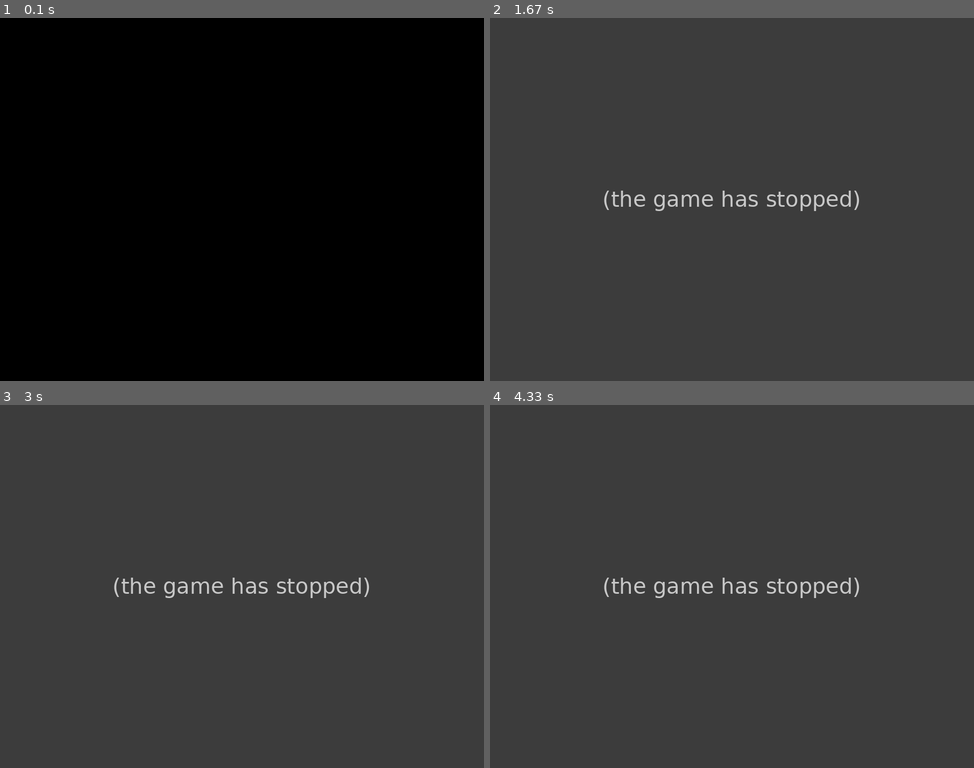
Above: before the commit, frames 1-4 (two rows, left to right).
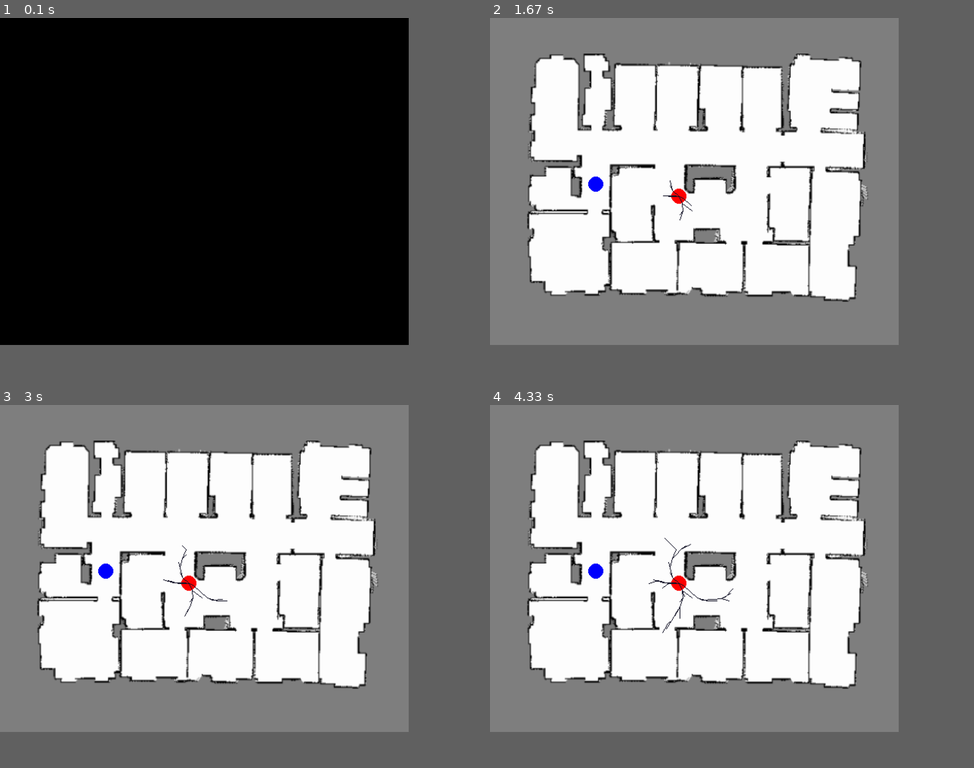
Above: after the commit, the same moments.

Repository: soraxas/sbp-env
Game: pygame game, started from rrtstar.py
The game is run twice, just before and just after one commit, with the same random seed, the same clock (stepped at 60 frames per second) and the same inputs.
Inputs (mouse positions are in pixels of both pictures, inside the frame that each line leads up to):
- Up to frame 1 (0.1 s): no input
- Up to frame 2 (1.67 s): click (678, 195) at 0.38 s; click (596, 184) at 0.72 s
- Up to frame 3 (3 s): no input
- Up to frame 4 (4.33 s): no input
In our replay, the window is 900x675 before the commit and 760x608 after it. These sizes can differ from the game's own. Grey fills any space a smaller window leaves; there, only what the larger window draws over its background counts as a difference.

The runs differ from the first frame. In frame 1, only the window size differs. In frame 2, 74% of the frame differs, in the area x 0-85%, y 0-91%; in frame 3, 74%; in frame 4, 74%.
Error before the commit: NameError: name 'screen' is not defined (checkCollision.py line 9); the game stopped at 0.38 s (later frames are placeholders)

Commit message:
working with image

Diff:
--- a/checkCollision.py
+++ b/checkCollision.py
@@ -1,91 +1,38 @@
-# def collides(p):    #check if point collides with the obstacle
-#     return False
-#     for rect in rectObs:
-#         if rect.collidepoint(p) == True:
-#             return True
-#     return False
 
-def collides(p):    #check if point is white (which means free space)
-    color = screen.get_at(p)
-    print(color)
-    for rect in rectObs:
-        if rect.collidepoint(p) == True:
-            return True
-    return False
+def lineGenerationAlgorithm(p1, p2):
+    pixels = []
+    # edge case of p1 == p2
+    if p1 == p2:
+        return []
+    # given 2 points, return a list that contain all pixel within the two point
+    dx = p2[0] - p1[0]
+    dy = p2[1] - p1[1]
 
-def ccw(A,B,C):
-    return (C[1]-A[1]) * (B[0]-A[0]) > (B[1]-A[1]) * (C[0]-A[0])
+    if abs(dx) > abs(dy):
+        steps = abs(dx)
+    else:
+        steps = abs(dy)
 
-# Return true if line segments AB and CD intersect
-def checkIntersect(nodeA,nodeB,OBS):
-    A=nodeA.pos
-    B=nodeB.pos
-    for o in OBS:
-      obs=(o[0],o[1],o[0]+o[2],o[1]+o[3])
-      C1=(obs[0],obs[1])
-      D1=(obs[0],obs[3])
-      C2=(obs[0],obs[1])
-      D2=(obs[2],obs[1])
-      C3=(obs[2],obs[3])
-      D3=(obs[2],obs[1])
-      C4=(obs[2],obs[3])
-      D4=(obs[0],obs[3])
-      inst1= ccw(A,C1,D1) != ccw(B,C1,D1) and ccw(A,B,C1) != ccw(A,B,D1)
-      inst2= ccw(A,C2,D2) != ccw(B,C2,D2) and ccw(A,B,C2) != ccw(A,B,D2)
-      inst3= ccw(A,C3,D3) != ccw(B,C3,D3) and ccw(A,B,C3) != ccw(A,B,D3)
-      inst4= ccw(A,C4,D4) != ccw(B,C4,D4) and ccw(A,B,C4) != ccw(A,B,D4)
-      if inst1==False and inst2==False and inst3==False and inst4==False:
-        #print(A,B)
-        #input("Press Enter to continue...")
-        continue
-      else:
-         return False
+    xIncrement = dx / float(steps)
+    yIncrement = dy / float(steps)
+
+    x = p1[0]
+    y = p1[1]
+    for i in range(int(steps)):
+        x = x + xIncrement
+        y = y + yIncrement
+        pixels.append((int(x), int(y)))
+    return pixels
+
+
+def checkIntersect(nodeA,nodeB,img):
+    white = 255, 255, 255
+    # get list of pixel between node A and B
+    pixels = lineGenerationAlgorithm(nodeA.pos, nodeB.pos)
+
+    # check that all pixel are white (free space)
+    for p in pixels:
+        color = img.get_at((p[0], p[1]))
+        if color != (255, 255, 255) and color != (255, 255, 255, 255):
+            return False
     return True
-# def checkIntersect(nodeA,nodeB,room):
-#     A=nodeA.pos
-#     B=nodeB.pos
-#     for o in OBS:
-#       obs=(o[0],o[1],o[0]+o[2],o[1]+o[3])
-#       C1=(obs[0],obs[1])
-#       D1=(obs[0],obs[3])
-#       C2=(obs[0],obs[1])
-#       D2=(obs[2],obs[1])
-#       C3=(obs[2],obs[3])
-#       D3=(obs[2],obs[1])
-#       C4=(obs[2],obs[3])
-#       D4=(obs[0],obs[3])
-#       inst1= ccw(A,C1,D1) != ccw(B,C1,D1) and ccw(A,B,C1) != ccw(A,B,D1)
-#       inst2= ccw(A,C2,D2) != ccw(B,C2,D2) and ccw(A,B,C2) != ccw(A,B,D2)
-#       inst3= ccw(A,C3,D3) != ccw(B,C3,D3) and ccw(A,B,C3) != ccw(A,B,D3)
-#       inst4= ccw(A,C4,D4) != ccw(B,C4,D4) and ccw(A,B,C4) != ccw(A,B,D4)
-#       if inst1==False and inst2==False and inst3==False and inst4==False:
-#         #print(A,B)
-#         #input("Press Enter to continue...")
-#         continue
-#       else:
-#          return False
-#     return True
-def checkIntersectPoints(x,y,a,b,OBS):
-    A=(x,y)
-    B=(a,b)
-    for o in OBS:
-      obs=(o[0],o[1],o[0]+o[2],o[1]+o[3])
-      C1=(obs[0],obs[1])
-      D1=(obs[0],obs[3])
-      C2=(obs[0],obs[1])
-      D2=(obs[2],obs[1])
-      C3=(obs[2],obs[3])
-      D3=(obs[2],obs[1])
-      C4=(obs[2],obs[3])
-      D4=(obs[0],obs[3])
-      inst1= ccw(A,C1,D1) != ccw(B,C1,D1) and ccw(A,B,C1) != ccw(A,B,D1)
-      inst2= ccw(A,C2,D2) != ccw(B,C2,D2) and ccw(A,B,C2) != ccw(A,B,D2)
-      inst3= ccw(A,C3,D3) != ccw(B,C3,D3) and ccw(A,B,C3) != ccw(A,B,D3)
-      inst4= ccw(A,C4,D4) != ccw(B,C4,D4) and ccw(A,B,C4) != ccw(A,B,D4)
-      if inst1==False and inst2==False and inst3==False and inst4==False:
-        #print(A,B)
-        #input("Press Enter to continue...")
-        continue
-      else:
-         return False
-    return True
--- a/rrtstar.py
+++ b/rrtstar.py
@@ -3,11 +3,6 @@
 # rrtstar.py
 # This program generates a
 # asymptotically optimal rapidly exploring random tree (RRT* proposed by Sertac Keraman, MIT) in a rectangular region.
-#
-# Originally written by Steve LaValle, UIUC for simple RRT in
-# May 2011
-# Modified by Md Mahbubur Rahman, FIU for RRT* in
-# January 2016
 
 import sys
 import random
@@ -20,26 +15,34 @@
 # constants
 XDIM = 640
 YDIM = 480
-WINSIZE = [XDIM, YDIM]
 EPSILON = 7.0
 NUMNODES = 2000
 RADIUS = 15
 fpsClock = pygame.time.Clock()
-OBS = [(500, 150, 100, 50), (300, 80, 100, 50), (150, 220, 100, 50)]
 
 GOAL_RADIUS = 10
 
 SCALING = 3
 
 img = None
-screen = None
+
 
 ############################################################
 
-def obsDraw(pygame, screen):
-    blue = (0, 0, 255)
-    for o in OBS:
-        pygame.draw.rect(screen, blue, o)
+def collides(p):    #check if point is white (which means free space)
+    global pygame, img
+    # make sure x and y is within image boundary
+    x = int(p[0])
+    y = int(p[1])
+    if x < 0 or x >= img.get_width() or y < 0 or y >= img.get_height():
+        # print(x, y)
+        return True
+    color = img.get_at((x, y))
+    white = 255, 255, 255
+    # print(color)
+    if color == pygame.Color(*white):
+        return False
+    return True
 
 
 def dist(p1, p2):
@@ -55,8 +58,9 @@
 
 
 def chooseParent(nn, newnode, nodes):
+    global img
     for p in nodes:
-        if checkIntersect(p, newnode, OBS) and dist(p.pos, newnode.pos) < RADIUS and p.cost + dist(p.pos, newnode.pos) < nn.cost + dist(nn.pos, newnode.pos):
+        if checkIntersect(p, newnode, img) and dist(p.pos, newnode.pos) < RADIUS and p.cost + dist(p.pos, newnode.pos) < nn.cost + dist(nn.pos, newnode.pos):
             nn = p
     newnode.cost = nn.cost + dist(nn.pos, newnode.pos)
     newnode.parent = nn
@@ -64,17 +68,17 @@
 
 
 def reWire(nodes, newnode, pygame, screen):
+    global img
     white = 255, 240, 200
     black = 20, 20, 40
     for i in range(len(nodes)):
         p = nodes[i]
-        if checkIntersect(p, newnode, OBS) and p != newnode.parent and dist(p.pos, newnode.pos) < RADIUS and newnode.cost + dist(p.pos, newnode.pos) < p.cost:
+        if checkIntersect(p, newnode, img) and p != newnode.parent and dist(p.pos, newnode.pos) < RADIUS and newnode.cost + dist(p.pos, newnode.pos) < p.cost:
             pygame.draw.line(screen, white, p.pos, p.parent.pos)
             p.parent = newnode
             p.cost = newnode.cost + dist(p.pos, newnode.pos)
             nodes[i] = p
             pygame.draw.line(screen, black, p.pos, newnode.pos)
-            print('rewired')
     return nodes
 
 
@@ -105,12 +109,15 @@
 
 
 def main():
+    global pygame, img
+
     # initialize and prepare screen
     # a=checkIntersect()
     # print(a)
     pygame.init()
-
     img = pygame.image.load('map.png')
+    XDIM = img.get_width()
+    YDIM = img.get_height()
 
     screen = pygame.Surface( [XDIM, YDIM] )
     window = pygame.display.set_mode([XDIM * SCALING, YDIM * SCALING])
@@ -126,8 +133,7 @@
     green = 0, 255, 0
     blue = 0, 0, 255
     screen.fill(white)
-    obsDraw(pygame, screen)
-    # screen.blit(img,(0,0))
+    screen.blit(img,(0,0))
 
 
     nodes = []
@@ -171,7 +177,7 @@
         interpolatedNode = step_from_to(nn.pos, rand.pos)
 
         newnode = Node(interpolatedNode)
-        if checkIntersect(nn, rand, OBS):
+        if checkIntersect(nn, rand, img):
 
             [newnode, nn] = chooseParent(nn, newnode, nodes)
             # newnode.parent = nn
